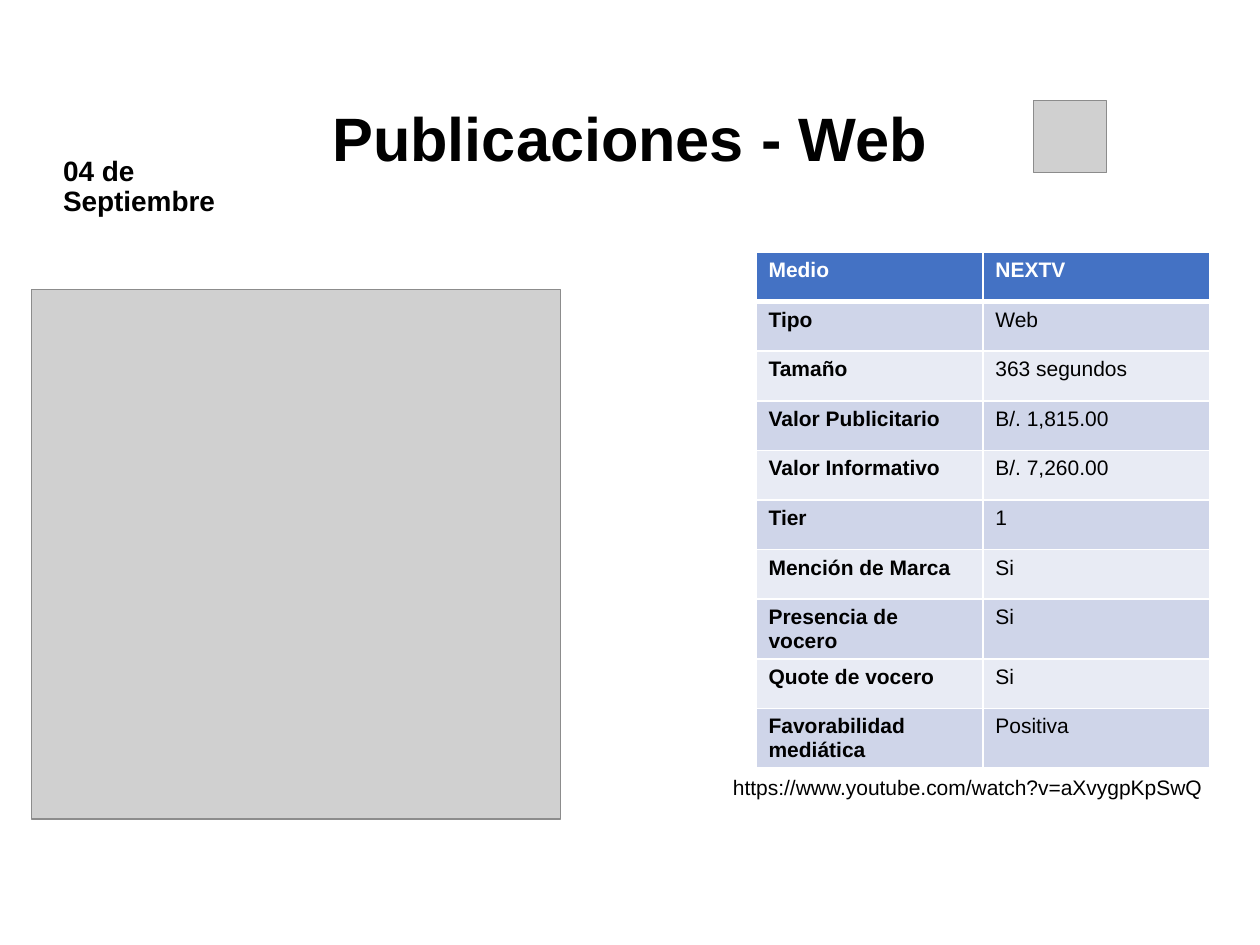
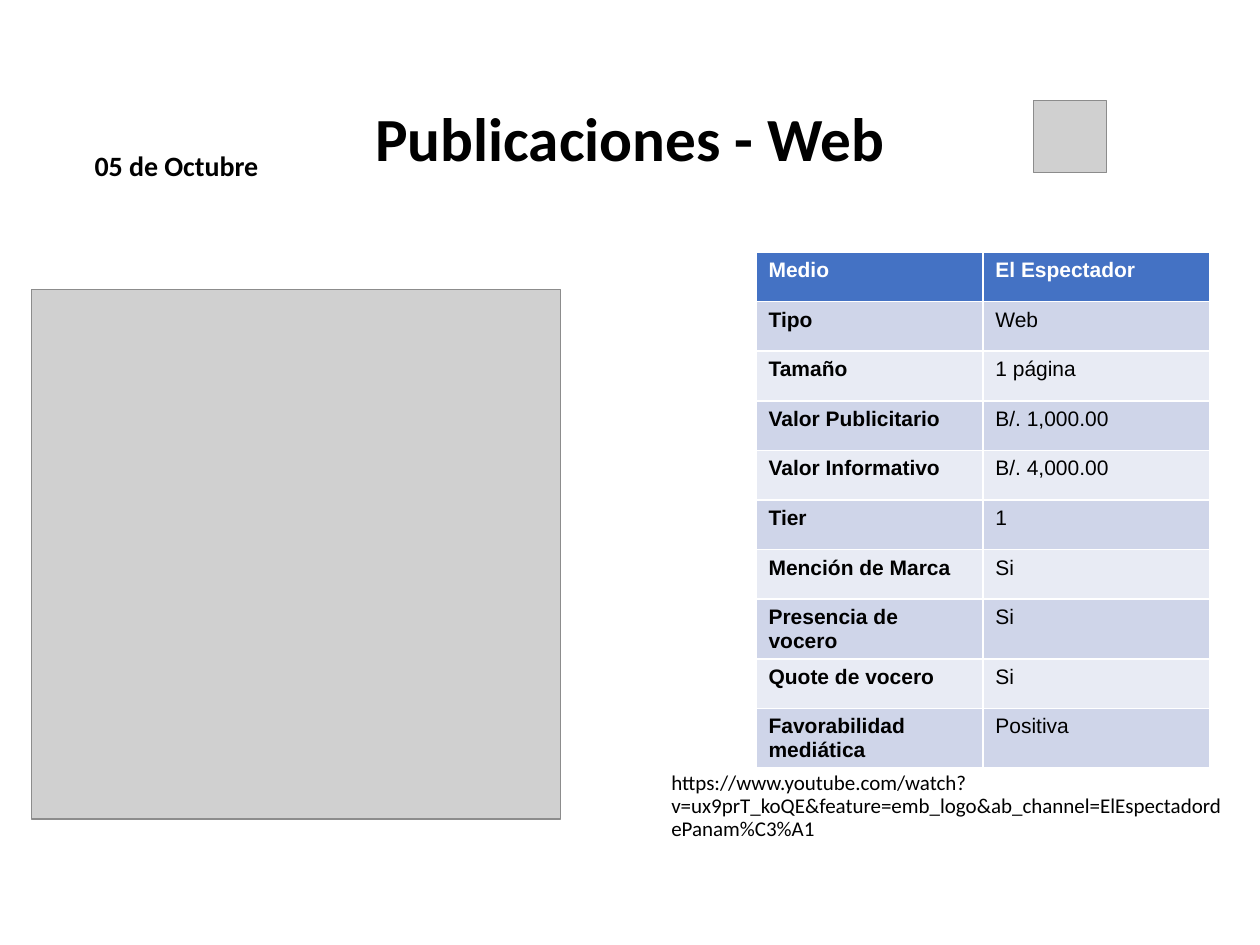
Before and after one commit to dgarci23/Report-Generator, a slide deck: slide 3 of Presentacion Terminada.pptx (slide 8 before the commit). Drawn at 1260x945 pixels with LibreOffice and Linux fonts; fonts in the diff are those of the drawing; grey boxes stand for pictures; background and template pictures are left out. Boxes give left, top, right and bottom in pixels: in the first picture for what was removed or moved away, otherwise in the second. Text is boxed around its words. In the diff, an @@ line names an element or a change of style, - is before the commit and + after.

```diff
--- a/Presentacion Terminada.pptx
+++ b/Presentacion Terminada.pptx
@@ title "Publicaciones - Web" at [375,118,884,162]: font Arial to Calibri @@
@@ text "05 de Octubre" at [94,156,258,177]: vertical alignment top to bottom @@
@@ text at [94,156,258,177]: text changed; font Arial to Calibri @@
-04 de Septiembre
+05 de Octubre
@@ table at [756,252,1210,762] @@
-row 1, column 2: NEXTV
+row 1, column 2: El Espectador
-row 3, column 2: 363 segundos
+row 3, column 2: 1 página
-row 4, column 2: B/. 1,815.00
+row 4, column 2: B/. 1,000.00
-row 5, column 2: B/. 7,260.00
+row 5, column 2: B/. 4,000.00
@@ text at [671,775,1221,836]: text changed; font Arial to Calibri @@
-https://www.youtube.com/watch?v=aXvygpKpSwQ
+https://www.youtube.com/watch?v=ux9prT_koQE&feature=emb_logo&ab_channel=ElEspectadordePanam%C3%A1
```
Also in this commit, not shown: 8 other slides changed, 19 slides removed, 20 other files.
